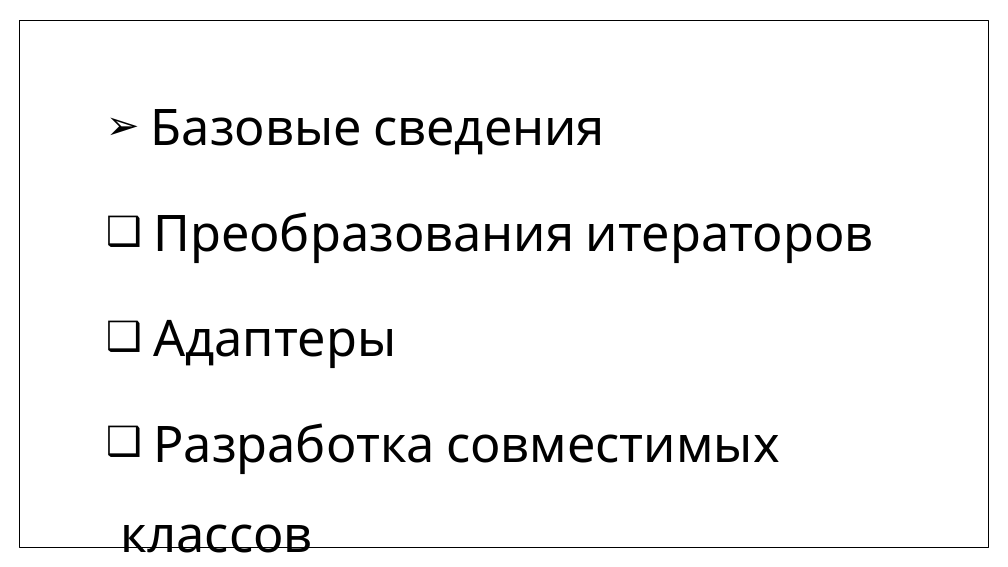
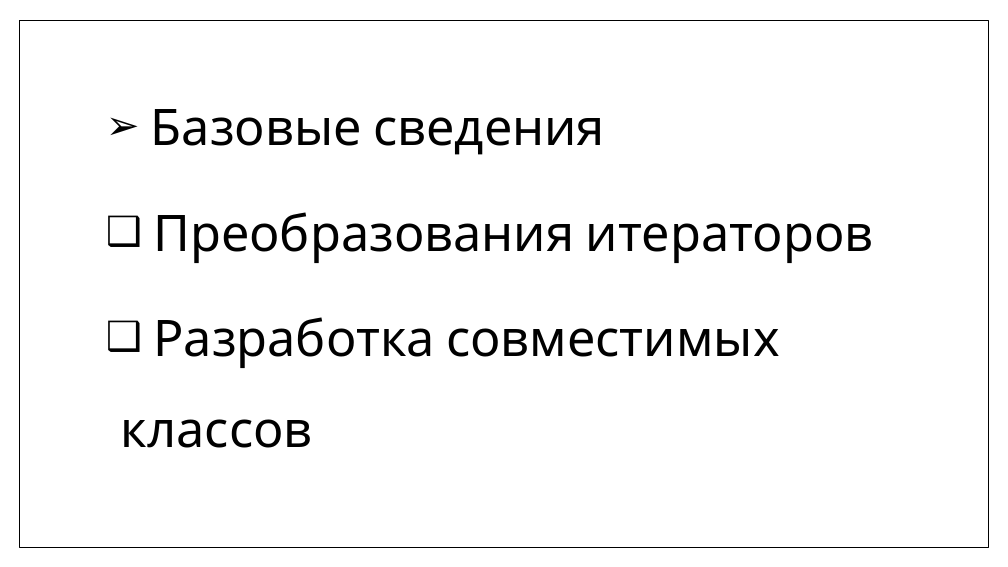
Before and after one commit to MIPT-ILab/cpp-lects-rus, a slide deck: slide 2 of slides/lec2-10-iterators.pptx. Drawn at 1008x567 pixels with LibreOffice and Linux fonts; fonts in the diff are those of the drawing. Boxes give left, top, right and bottom in pixels: in the first picture for what was removed or moved away, otherwise in the second. Text is boxed around its words. In the diff, an @@ line names an element or a change of style, - is before the commit and + after.

```diff
--- a/slides/lec2-10-iterators.pptx
+++ b/slides/lec2-10-iterators.pptx
@@ text at (x1=153, y1=320, x2=396, y2=368): paragraph removed @@
-❑ Адаптеры
```
Also in this commit, not shown: 1 other slide changed, 24 slides added, 11 other files.
